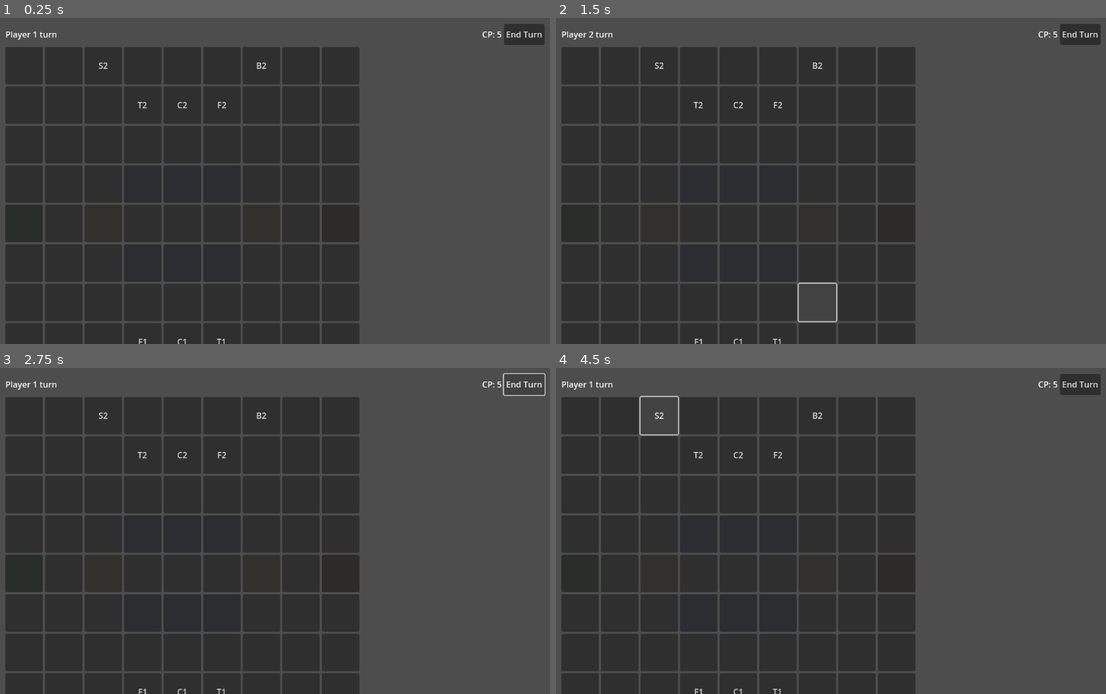
Above: before the commit, frames 1-4 (two rows, left to right).
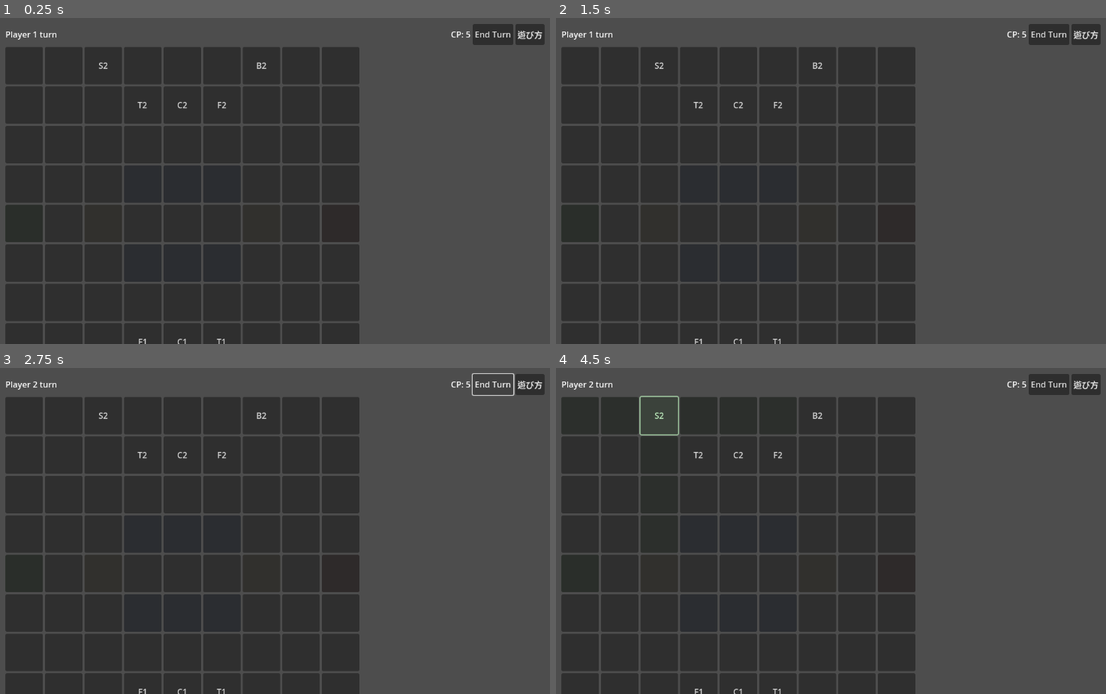
Above: after the commit, the same moments.

Repository: nsk09jo/origami-tactics
Game: Godot game, scene res://scenes/Main.tscn
Same seed, same stepped clock (60 frames per second), same inputs: the game is played once before the commit and once after it.
Inputs (mouse positions are in pixels of both pictures, inside the frame that each line leads up to):
- Up to frame 1 (0.25 s): no input
- Up to frame 2 (1.5 s): click (1084, 34) at 0.5 s, where only the run after the commit has a clickable "遊び方"; click (831, 314) at 1.25 s, where only the run after the commit has a clickable "メインメニューに戻る"
- Up to frame 3 (2.75 s): click "End Turn" at 2 s
- Up to frame 4 (4.5 s): click (578, 416) at 2.75 s; click (622, 416) at 3.52 s; click "S2" at 4.25 s

The runs differ from the first frame. In frame 1, 0.5% of the frame differs, in the area x 81-99%, y 1-9%; in frame 2, 0.6%, in the area x 6-99%, y 1-94%; in frame 3, 0.3%; in frame 4, 0.6%.

Commit message:
Add Japanese how-to-play scene

Diff:
--- /dev/null
+++ b/scenes/HowToPlay.tscn
@@ -0,0 +1,44 @@
+[gd_scene load_steps=2 format=3 uid="uid://how_to_play"]
+
+[ext_resource type="Script" path="res://scripts/how_to_play.gd" id="1"]
+
+[node name="HowToPlay" type="Control"]
+anchors_preset = 15
+anchor_left = 0.0
+anchor_top = 0.0
+anchor_right = 1.0
+anchor_bottom = 1.0
+size_flags_horizontal = 3
+size_flags_vertical = 3
+script = ExtResource("1")
+
+[node name="Layout" type="VBoxContainer" parent="."]
+anchors_preset = 15
+anchor_left = 0.05
+anchor_top = 0.05
+anchor_right = 0.95
+anchor_bottom = 0.95
+size_flags_horizontal = 3
+size_flags_vertical = 3
+alignment = 0
+
+[node name="Title" type="Label" parent="Layout"]
+custom_minimum_size = Vector2(0, 60)
+text = "折り紙タクティクス　用語と遊び方"
+horizontal_alignment = 1
+vertical_alignment = 1
+
+[node name="Scroll" type="ScrollContainer" parent="Layout"]
+size_flags_horizontal = 3
+size_flags_vertical = 3
+
+[node name="Text" type="RichTextLabel" parent="Layout/Scroll"]
+size_flags_horizontal = 3
+size_flags_vertical = 3
+bbcode_enabled = true
+text = "[b]基本用語[/b]\n・指令ポイント（CP）: ターンのはじめに獲得する行動資源。ユニットの展開や特技の使用に必要です。\n・拠点（ベース）: 各軍の出撃地点。敵に占領されると敗北します。\n・祠: 盤面中央付近にある特別なマス。占領すると追加のCPを得ます。\n・水辺: カエルなど一部のユニットが活躍できる地形。移動や攻撃に影響します。\n\n[b]勝利条件[/b]\n・敵のベースを占領する。\n・または敵軍を全滅させる。\n・一定ターン経過まで勝敗がつかない場合は、より多くの祠を支配している側の勝利です。\n\n[b]ターンの流れ[/b]\n1. CPの確認: 祠の支配状況に応じたCPを獲得します。\n2. ユニットの選択: 盤面の自軍ユニットをタップして行動候補を表示します。\n3. 行動の実行: \n   ・[color=#66c]青い[/color]ハイライトは移動可能マス。選択すると移動します。\n   ・[color=#c66]赤い[/color]ハイライトは攻撃可能マス。敵を攻撃できます。\n   ・特別なハイライトはユニット固有の特技です。内容をよく確認しましょう。\n4. 行動終了: 行動後に別のユニットを操作するか、\"ターン終了\"を選んで相手に手番を渡します。\n\n[b]代表的なユニット[/b]\n・ツル: 長距離の滑空移動が得意で、敵陣への奇襲に向きます。\n・カエル: 水辺を素早く移動でき、跳躍攻撃で距離を詰めます。\n・カメ: 高い防御力を持ち、拠点防衛に最適です。\n・箱: 味方を運搬できる支援ユニット。運搬後は素早く退却しましょう。\n・手裏剣: 遠距離攻撃で安全圏から敵を牽制します。\n\n[b]ヒント[/b]\n・祠を早期に確保してCPを確保すると長期戦に有利です。\n・ユニットの組み合わせで包囲や連携攻撃を狙いましょう。\n・敵の行動ログを読み、次の一手を予測することが勝利の鍵です。\n"
+
+[node name="BackButton" type="Button" parent="Layout"]
+custom_minimum_size = Vector2(0, 50)
+text = "メインメニューに戻る"
+size_flags_horizontal = 3
--- a/scenes/Main.tscn
+++ b/scenes/Main.tscn
@@ -49,6 +49,11 @@
 size_flags_horizontal = 1
 size_flags_vertical = 1
 
+[node name="HowToPlay" type="Button" parent="Layout/Header"]
+text = "遊び方"
+size_flags_horizontal = 1
+size_flags_vertical = 1
+
 [node name="BoardWrapper" type="MarginContainer" parent="Layout"]
 size_flags_horizontal = 3
 size_flags_vertical = 3
--- a/scripts/game_controller.gd
+++ b/scripts/game_controller.gd
@@ -7,6 +7,7 @@
 
 const BoardTileScene = preload("res://scenes/BoardTile.tscn")
 const UnitStateScript = preload("res://scripts/unit_state.gd")
+const HOW_TO_PLAY_SCENE_PATH = "res://scenes/HowToPlay.tscn"
 
 const WATER_TILES = [
     Vector2i(3, 3), Vector2i(4, 3), Vector2i(5, 3),
@@ -44,6 +45,7 @@
 @onready var cp_label: Label = $"Layout/Header/CPLabel"
 @onready var action_log: RichTextLabel = $"Layout/ActionLog"
 @onready var end_turn_button: Button = $"Layout/Header/EndTurn"
+@onready var how_to_play_button: Button = $"Layout/Header/HowToPlay"
 
 var tiles: Dictionary = {}
 var terrain: Dictionary = {}
@@ -67,10 +69,14 @@
 
 func _ready() -> void:
     end_turn_button.pressed.connect(_on_end_turn_pressed)
+    how_to_play_button.pressed.connect(_on_how_to_play_pressed)
     setup_board()
     setup_units()
     start_turn(0)
     log_event("Origami Tactics v0.91 – Game start")
+
+func _on_how_to_play_pressed() -> void:
+    get_tree().change_scene_to_file(HOW_TO_PLAY_SCENE_PATH)
 
 func setup_board() -> void:
     tiles.clear()
--- /dev/null
+++ b/scripts/how_to_play.gd
@@ -0,0 +1,11 @@
+extends Control
+
+const MAIN_SCENE_PATH := "res://scenes/Main.tscn"
+
+@onready var back_button: Button = $"Layout/BackButton"
+
+func _ready() -> void:
+    back_button.pressed.connect(_on_back_button_pressed)
+
+func _on_back_button_pressed() -> void:
+    get_tree().change_scene_to_file(MAIN_SCENE_PATH)
